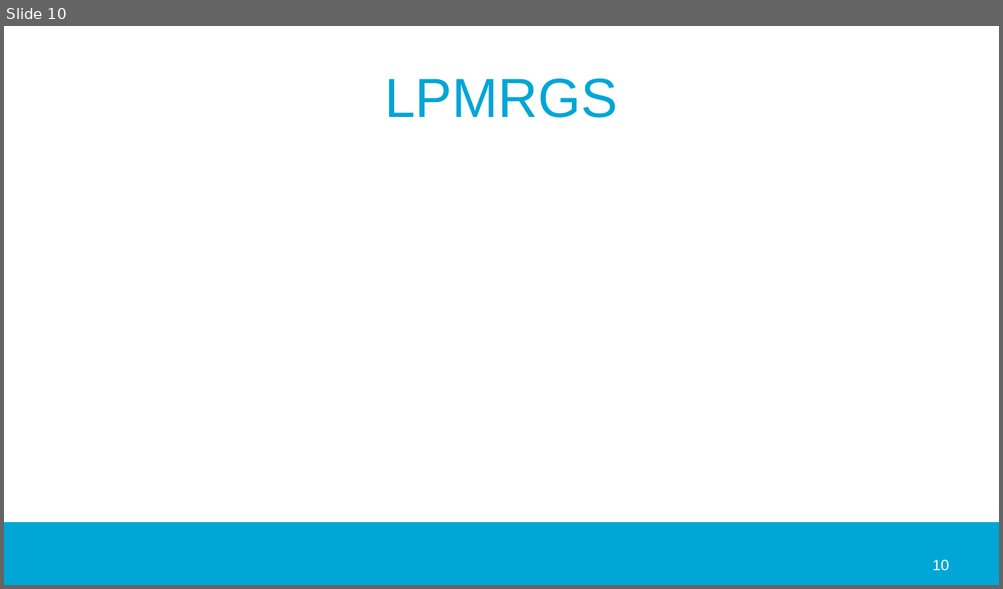
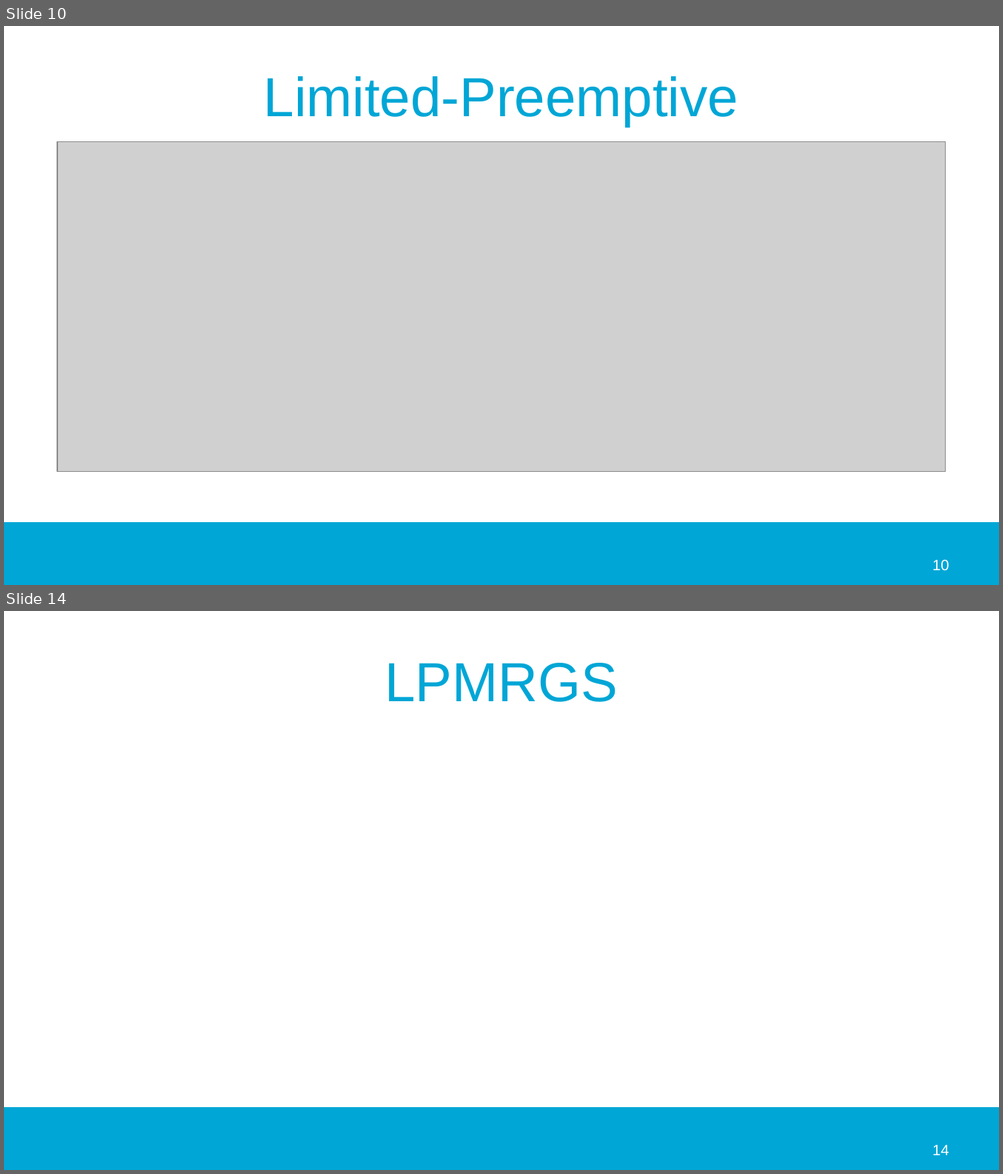
Before and after one commit to jmigual/APATeoria, a slide deck: Notes/TFM_presentations/2020_02_24/2020_02_24.odp. Shown one above the other, each under a label of ours: slide 10 before the commit, slides 10 and 14 after it; the slides between them are not shown. The pictures are 1003x589 and 1003x1174 pixels, drawn with LibreOffice and Linux fonts; fonts in the diff are those of the drawing; grey boxes stand for pictures; background and template pictures are left out. Boxes give left, top, right and bottom in pixels: in the first picture for what was removed or moved away, otherwise in the second. Text is boxed around its words. In the diff, an @@ line names an element or a change of style, - is before the commit and + after.

Commit message:
Added new figures and more info for the presentation

```diff
--- a/Notes/TFM_presentations/2020_02_24/2020_02_24.odp
+++ b/Notes/TFM_presentations/2020_02_24/2020_02_24.odp
@@ slide 10 added at (x1=4, y1=26, x2=999, y2=585), background #FFFFFF; not listed: 1 template element that a slide beside it also shows @@
@@ title added at (x1=264, y1=76, x2=738, y2=127), 44 pt, text #00A6D6 @@
+Limited-Preemptive
@@ picture added at (x1=57, y1=141, x2=945, y2=471) @@
@@ page number added at (x1=932, y1=560, x2=949, y2=571), 12 pt, text #FFFFFF @@
+10
@@ what was slide 10 is now slide 14 @@
@@ page number at (x1=932, y1=1145, x2=949, y2=1156): text changed @@
-10
+14
```
Also in this commit, not shown: 7 slides changed, 5 other slides added, 2 slides removed, 17 other files.
